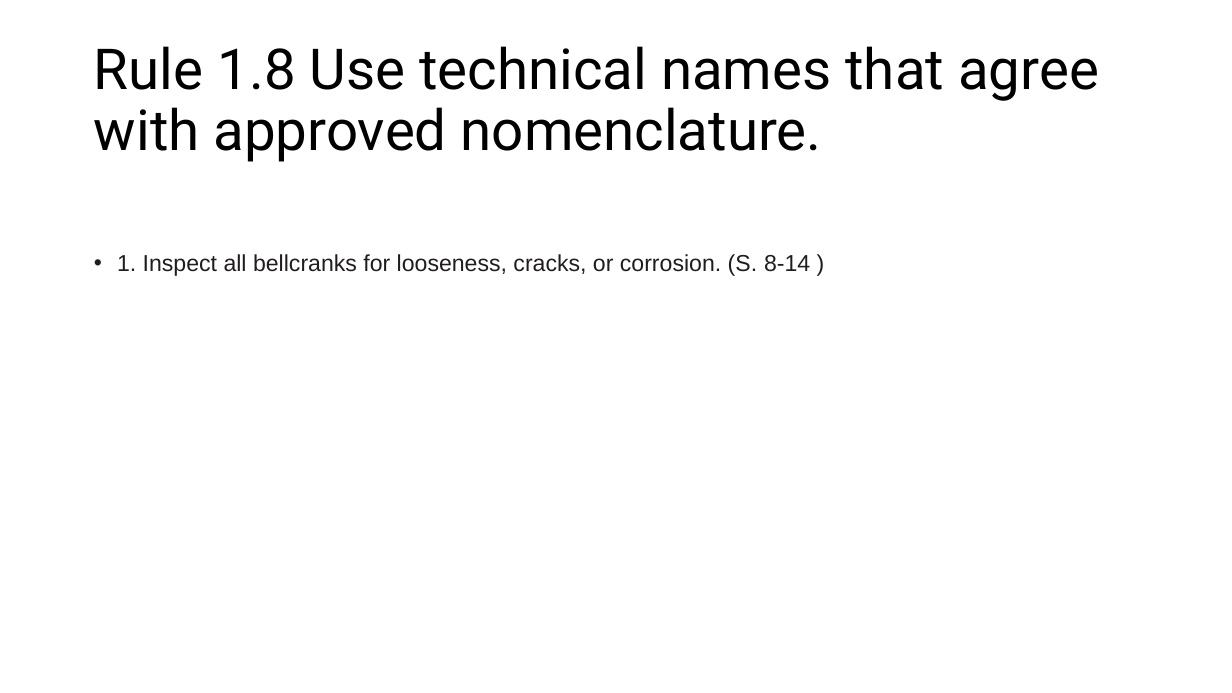
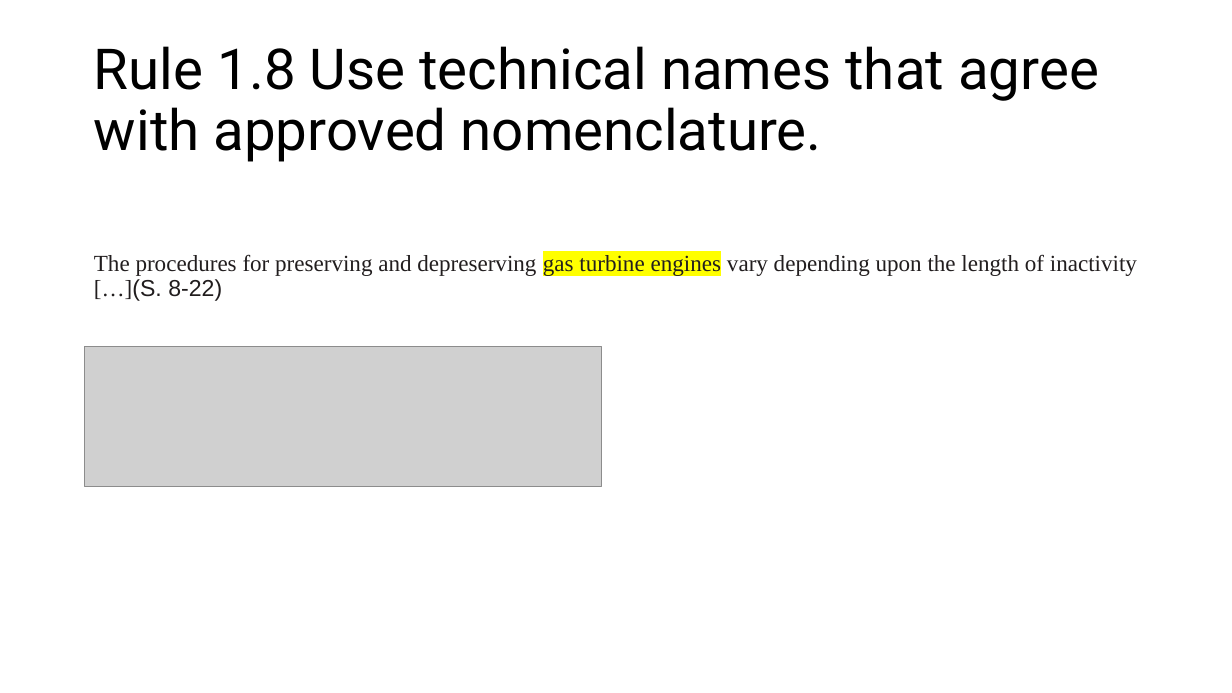
Before and after one commit to Maltrix147/Studium, a slide deck: slide 8 of Semester_4/simplified_English/Regeln_Malte_Hermann.pptx (slide 9 before the commit). Drawn at 1232x693 pixels with LibreOffice and Linux fonts; fonts in the diff are those of the drawing; grey boxes stand for pictures. Boxes give left, top, right and bottom in pixels: in the first picture for what was removed or moved away, otherwise in the second. Text is boxed around its words. In the diff, an @@ line names an element or a change of style, - is before the commit and + after.

```diff
--- a/Semester_4/simplified_English/Regeln_Malte_Hermann.pptx
+++ b/Semester_4/simplified_English/Regeln_Malte_Hermann.pptx
@@ text at box(94, 254, 1137, 301): text changed; font Arial to Times New Roman; text colour #211D1E to #221E1F @@
-• 1. Inspect all bellcranks for looseness, cracks, or corrosion. (S. 8-14 )
+The procedures for preserving and depreserving gas turbine engines vary depending upon the length of inactivity […](S. 8-22)
@@ picture added at box(85, 347, 603, 486) @@
```
Also in this commit, not shown: 7 other slides changed, 6 slides added, 1 slide removed, 3 other files.
